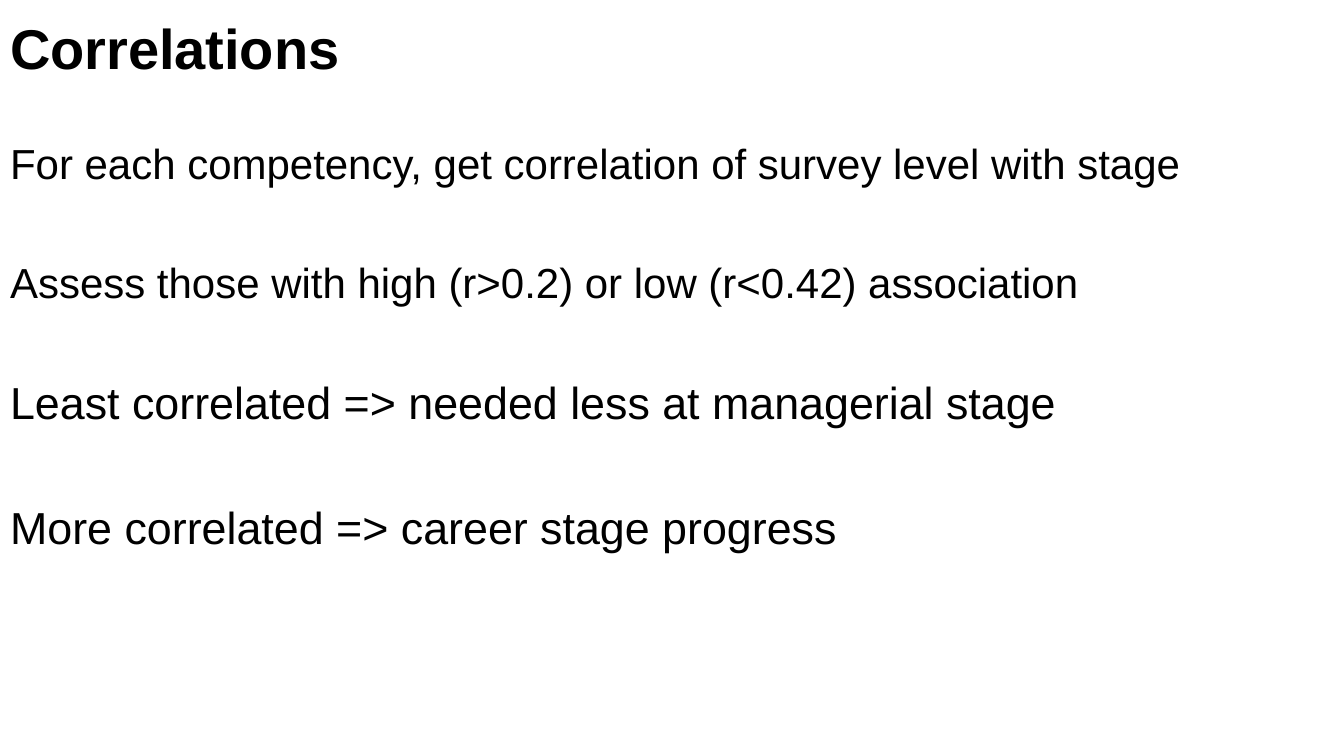
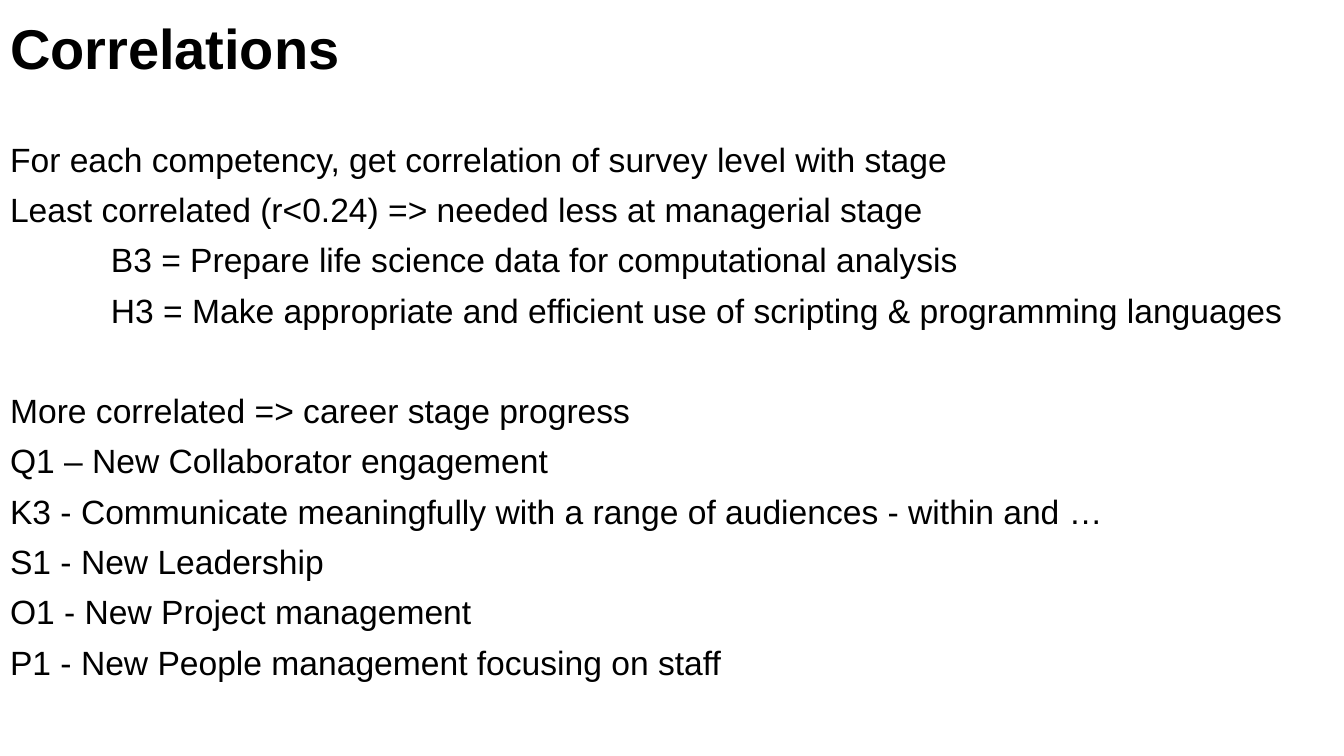
Before and after one commit to downingtim/Competencies, a slide deck: slide 2 of summary.pptx. Drawn at 1344x756 pixels with LibreOffice and Linux fonts; fonts in the diff are those of the drawing. Boxes give left, top, right and bottom in pixels: in the first picture for what was removed or moved away, otherwise in the second. Text is boxed around its words. In the diff, an @@ line names an element or a change of style, - is before the commit and + after.

```diff
--- a/summary.pptx
+++ b/summary.pptx
@@ text at (x1=10, y1=147, x2=947, y2=430): size 30 to 24 pt in "For each competency, get correlation of survey ..."; size 32 to 24 pt in "More correlated => career stage progress" @@
@@ text at (x1=10, y1=197, x2=1282, y2=330): text changed; size 30 to 24 pt @@
-Assess those with high (r>0.2) or low (r<0.42) association
-Least correlated => needed less at managerial stage
+Least correlated (r<0.24) => needed less at managerial stage
+B3 = Prepare life science data for computational analysis
+H3 = Make appropriate and efficient use of scripting & programming languages
@@ text at (x1=10, y1=448, x2=1059, y2=682): paragraphs added @@
+Q1 – New Collaborator engagement
+K3 - Communicate meaningfully with a range of audiences - within and …
+S1 - New Leadership
+O1 - New Project management
+P1 - New People management focusing on staff
```
Also in this commit, not shown: 2 other slides changed, 1 slide removed.
